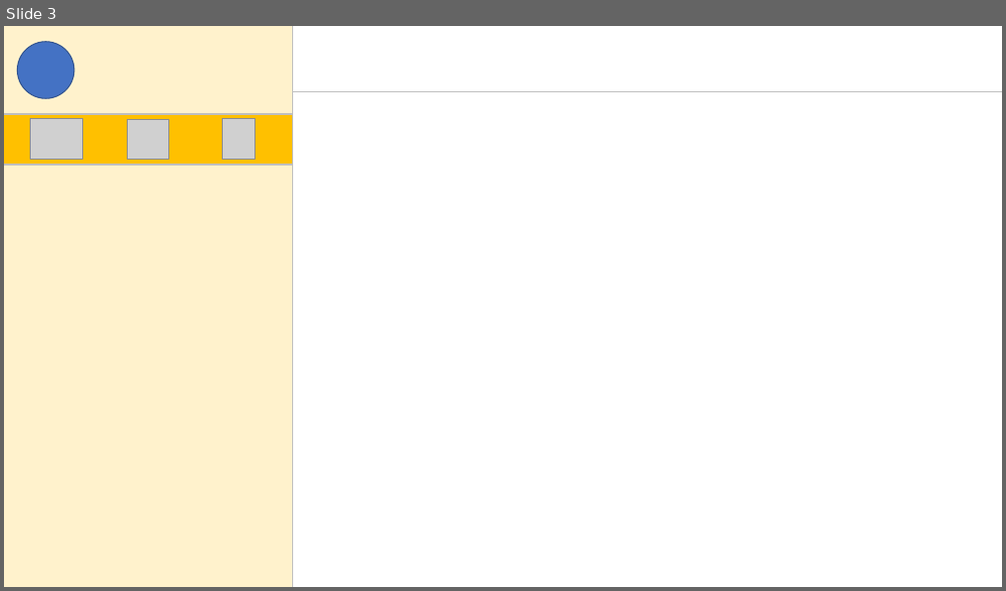
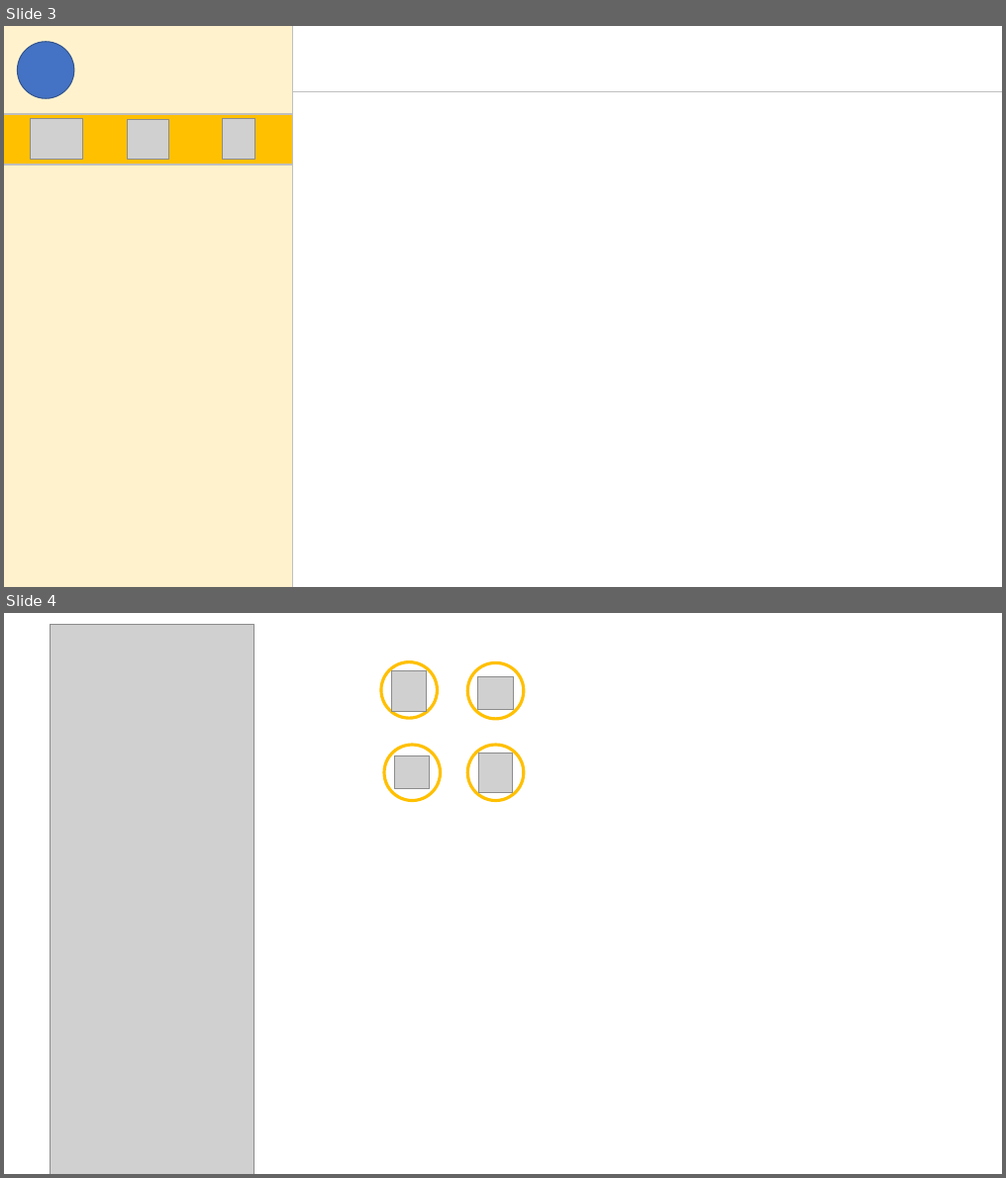
Before and after one commit to woominsong/BBIBBI, a slide deck: resources/pictures.pptx. Shown one above the other, each under a label of ours: slide 3 before the commit, slides 3 and 4 after it. The pictures are 1006x591 and 1006x1178 pixels, drawn with LibreOffice and Linux fonts; fonts in the diff are those of the drawing; grey boxes stand for pictures. Boxes give left, top, right and bottom in pixels: in the first picture for what was removed or moved away, otherwise in the second. Text is boxed around its words. In the diff, an @@ line names an element or a change of style, - is before the commit and + after.

```diff
--- a/resources/pictures.pptx
+++ b/resources/pictures.pptx
@@ slide 4 added at (4, 613, 1002, 1174), background #FFFFFF @@
@@ picture added at (50, 624, 254, 1174) @@
@@ ellipse added at (381, 663, 438, 719), fill #FFFFFF, outline #FFC000 3 pt @@
@@ picture added at (392, 670, 427, 711) @@
@@ ellipse added at (467, 663, 524, 719), fill #FFFFFF, outline #FFC000 3 pt @@
@@ picture added at (478, 676, 514, 710) @@
@@ ellipse added at (384, 745, 441, 801), fill #FFFFFF, outline #FFC000 3 pt @@
@@ picture added at (395, 756, 430, 789) @@
@@ ellipse added at (467, 745, 524, 801), fill #FFFFFF, outline #FFC000 3 pt @@
@@ picture added at (479, 753, 512, 792) @@
```
Also in this commit, not shown: 15 other files.
